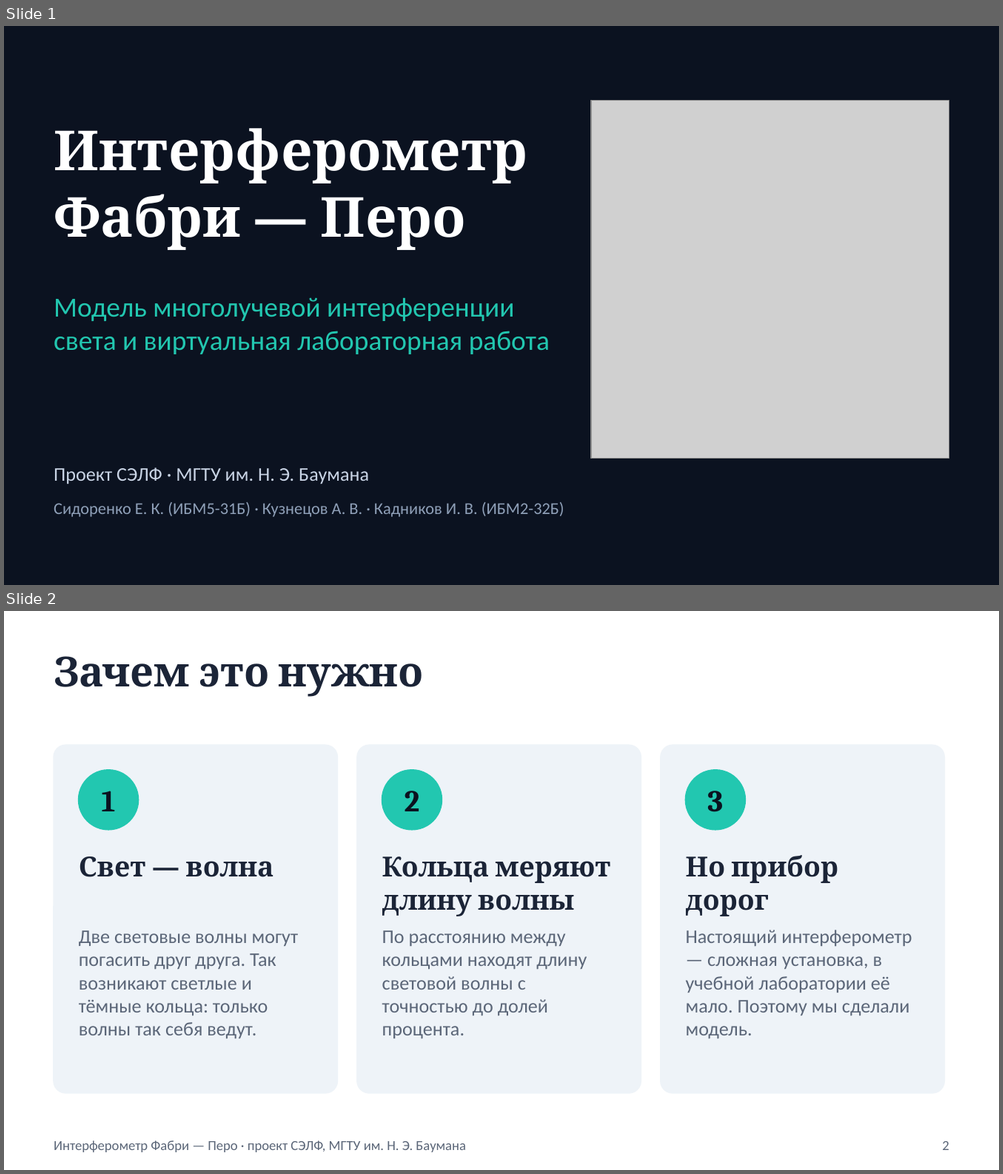
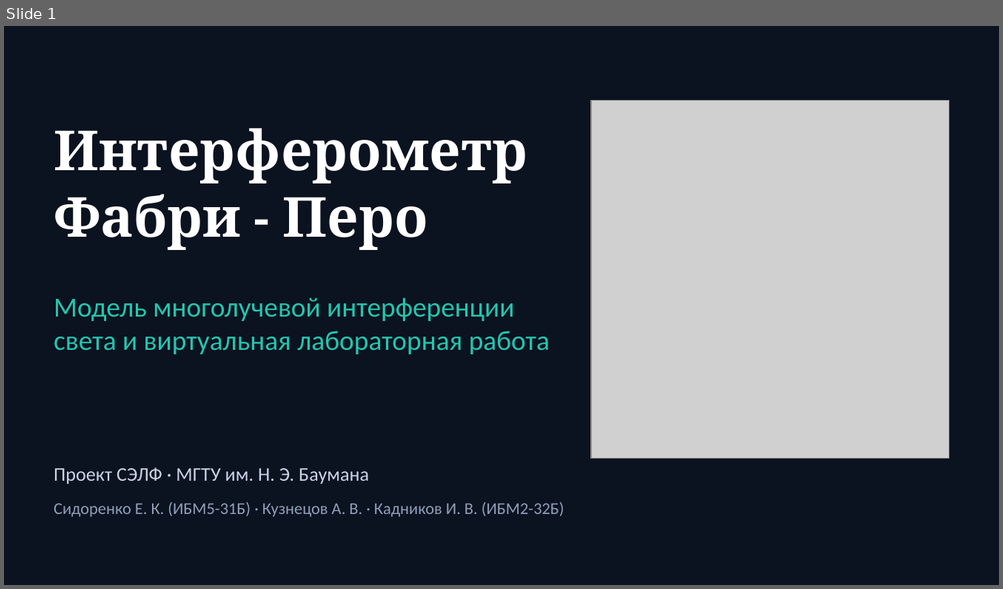
Before and after one commit to rookspooks-blip/fabry-pertotq, a slide deck: docs/politehnika/prezentaciya.pptx. Shown one above the other, each under a label of ours: slides 1 and 2 before the commit, slide 1 after it. The pictures are 1003x1174 and 1003x589 pixels, drawn with LibreOffice and Linux fonts; fonts in the diff are those of the drawing; grey boxes stand for pictures. Boxes give left, top, right and bottom in pixels: in the first picture for what was removed or moved away, otherwise in the second. Text is boxed around its words. In the diff, an @@ line names an element or a change of style, - is before the commit and + after.

```diff
--- a/docs/politehnika/prezentaciya.pptx
+++ b/docs/politehnika/prezentaciya.pptx
@@ slide 2 removed at <box>4,611,999,1170</box>, background #FFFFFF @@
@@ text removed at <box>54,656,424,697</box> @@
-Зачем это нужно
@@ rounded rectangle removed at <box>54,745,337,1093</box> @@
@@ rounded rectangle removed at <box>357,745,640,1093</box> @@
@@ rounded rectangle removed at <box>660,745,944,1093</box> @@
@@ ellipse removed at <box>79,770,138,830</box> @@
@@ ellipse removed at <box>382,770,441,830</box> @@
@@ ellipse removed at <box>686,770,745,830</box> @@
@@ text removed at <box>102,791,116,812</box> @@
-1
@@ text removed at <box>404,791,420,812</box> @@
-2
@@ text removed at <box>707,791,723,812</box> @@
-3
@@ text removed at <box>79,857,274,877</box> @@
-Свет — волна
@@ text removed at <box>382,857,610,917</box> @@
-Кольца меряют длину волны
@@ text removed at <box>686,855,838,917</box> @@
-Но прибор дорог
@@ text removed at <box>79,931,298,1039</box> @@
-Две световые волны могут погасить друг друга. Так возникают светлые и тёмные кольца: только волны так себя ведут.
@@ text removed at <box>382,931,586,1039</box> @@
-По расстоянию между кольцами находят длину световой волны с точностью до долей процента.
@@ text removed at <box>686,930,911,1039</box> @@
-Настоящий интерферометр — сложная установка, в учебной лаборатории её мало. Поэтому мы сделали модель.
@@ text removed at <box>54,1141,466,1153</box> @@
-Интерферометр Фабри — Перо · проект СЭЛФ, МГТУ им. Н. Э. Баумана
@@ text removed at <box>942,1142,948,1150</box> @@
-2
@@ slide 1 changed as well @@
@@ text at <box>54,194,428,250</box>: text changed @@
-Фабри — Перо
+Фабри - Перо
```
Also in this commit, not shown: 6 other slides changed, 1 slide added, 3 other files.
